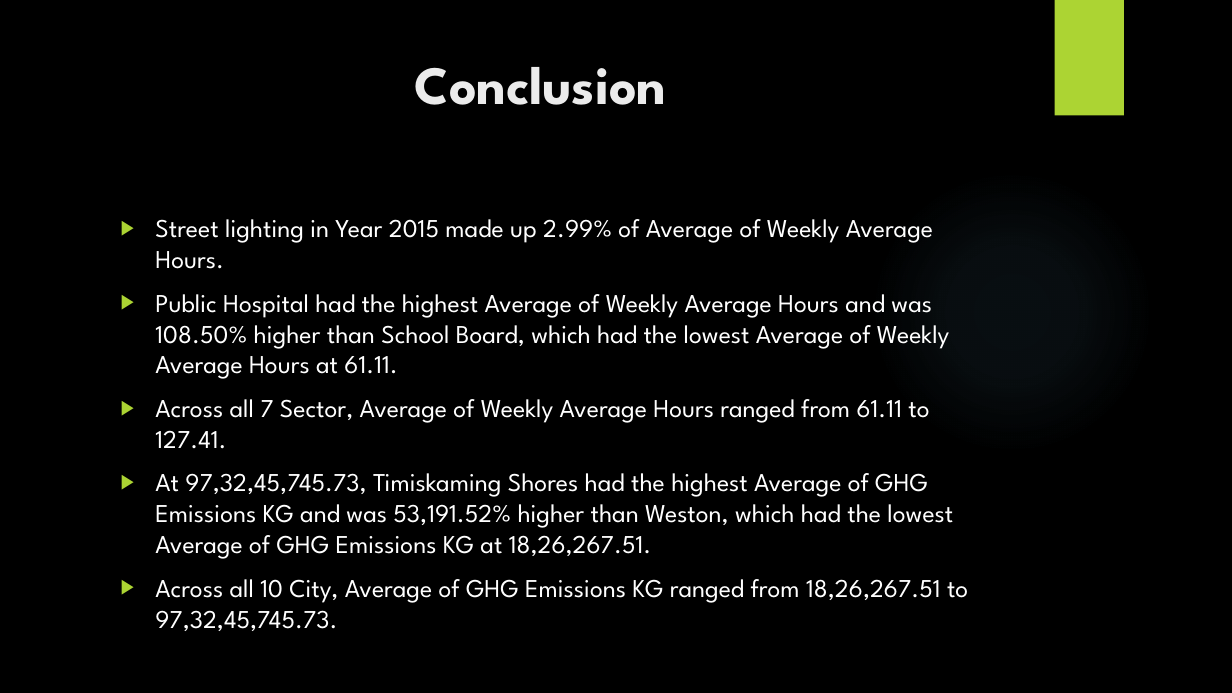
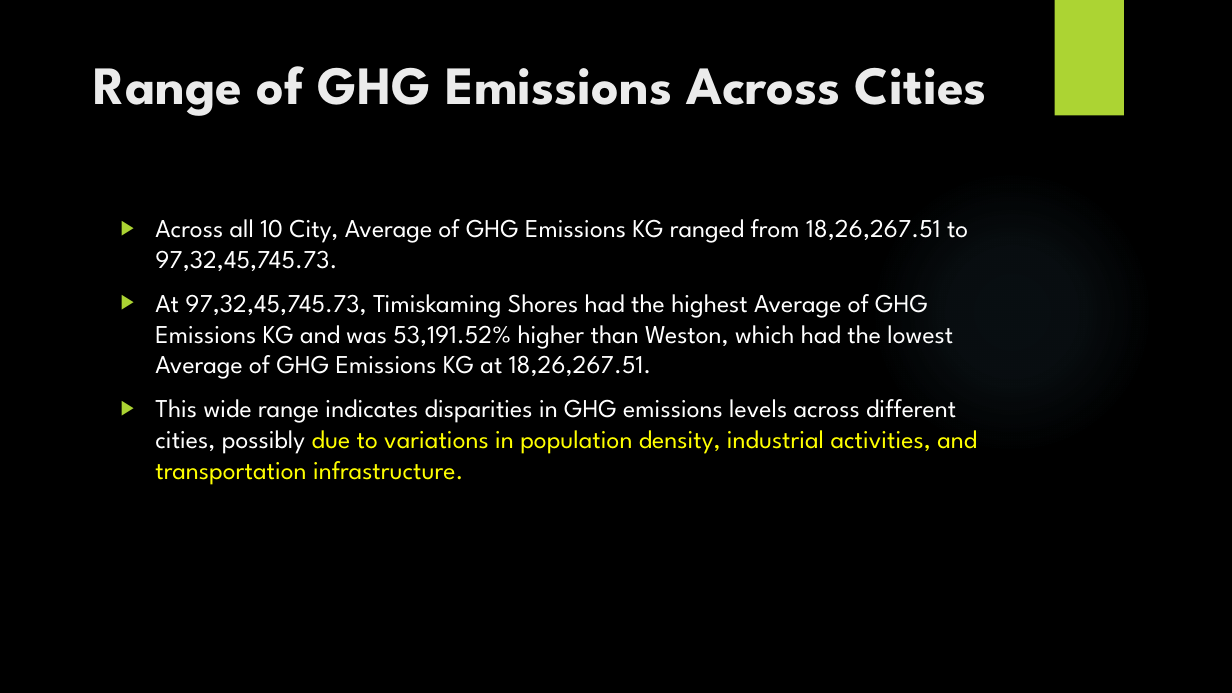
Before and after one commit to Nalinalingasamy/Data-analysis---Energy-consumption, a slide deck: slide 11 of ghg emission.pptx (slide 9 before the commit). Drawn at 1232x693 pixels with LibreOffice and Linux fonts; fonts in the diff are those of the drawing; background and template pictures are left out. Boxes give left, top, right and bottom in pixels: in the first picture for what was removed or moved away, otherwise in the second. Text is boxed around its words. In the diff, an @@ line names an element or a change of style, - is before the commit and + after.

```diff
--- a/ghg emission.pptx
+++ b/ghg emission.pptx
@@ title at <box>94,66,987,116</box>: text changed @@
-Conclusion
+Range of GHG Emissions Across Cities
@@ text at <box>155,219,968,271</box>: text changed @@
-▶ Street lighting in Year 2015 made up 2.99% of Average of Weekly Average Hours.
-▶ Public Hospital had the highest Average of Weekly Average Hours and was 108.50% higher than School Board, which had the lowest Average of Weekly Average Hours at 61.11.
-▶ Across all 7 Sector, Average of Weekly Average Hours ranged from 61.11 to 127.41.
+▶ Across all 10 City, Average of GHG Emissions KG ranged from 18,26,267.51 to 97,32,45,745.73.
@@ text at <box>155,399,977,485</box>: text changed; text colour #FFFFFF to #FFFF00 @@
-▶ Across all 10 City, Average of GHG Emissions KG ranged from 18,26,267.51 to 97,32,45,745.73.
+▶ This wide range indicates disparities in GHG emissions levels across different cities, possibly due to variations in population density, industrial activities, and transportation infrastructure.
```
Also in this commit, not shown: 1 other slide changed, 7 slides added.
